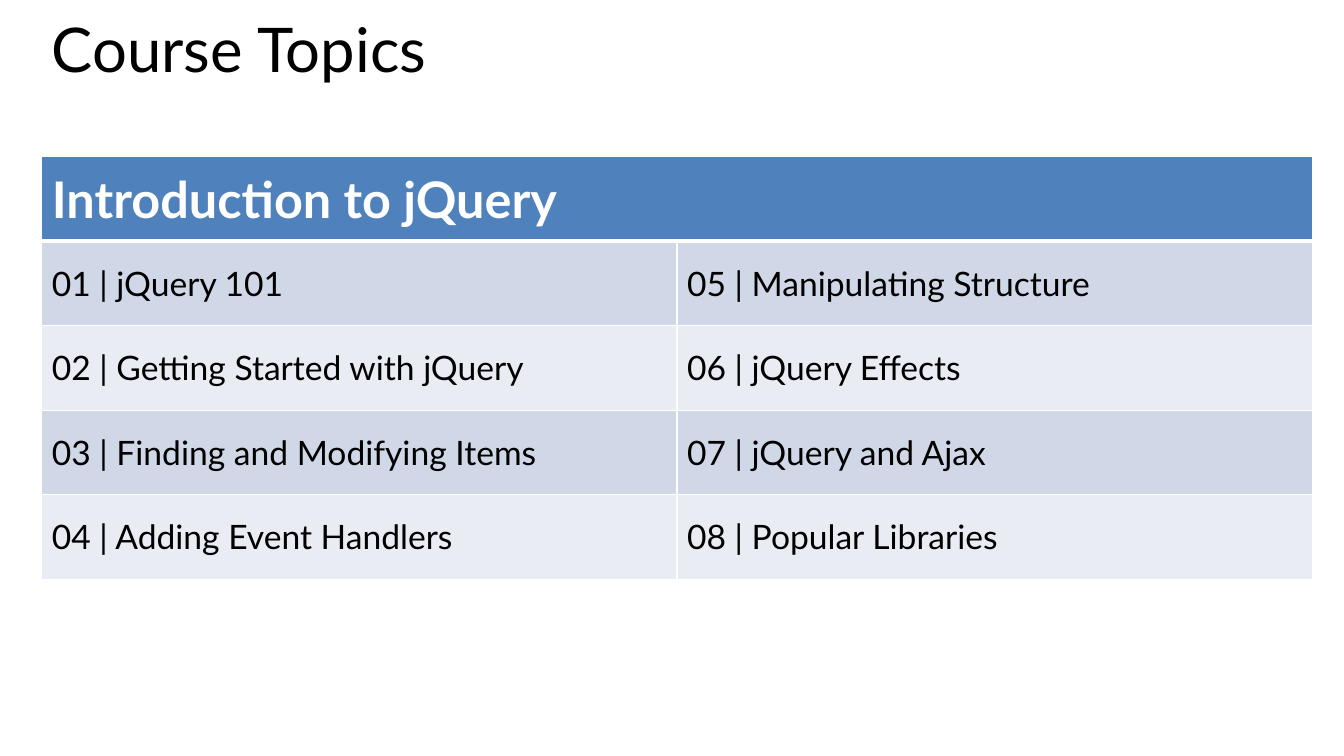
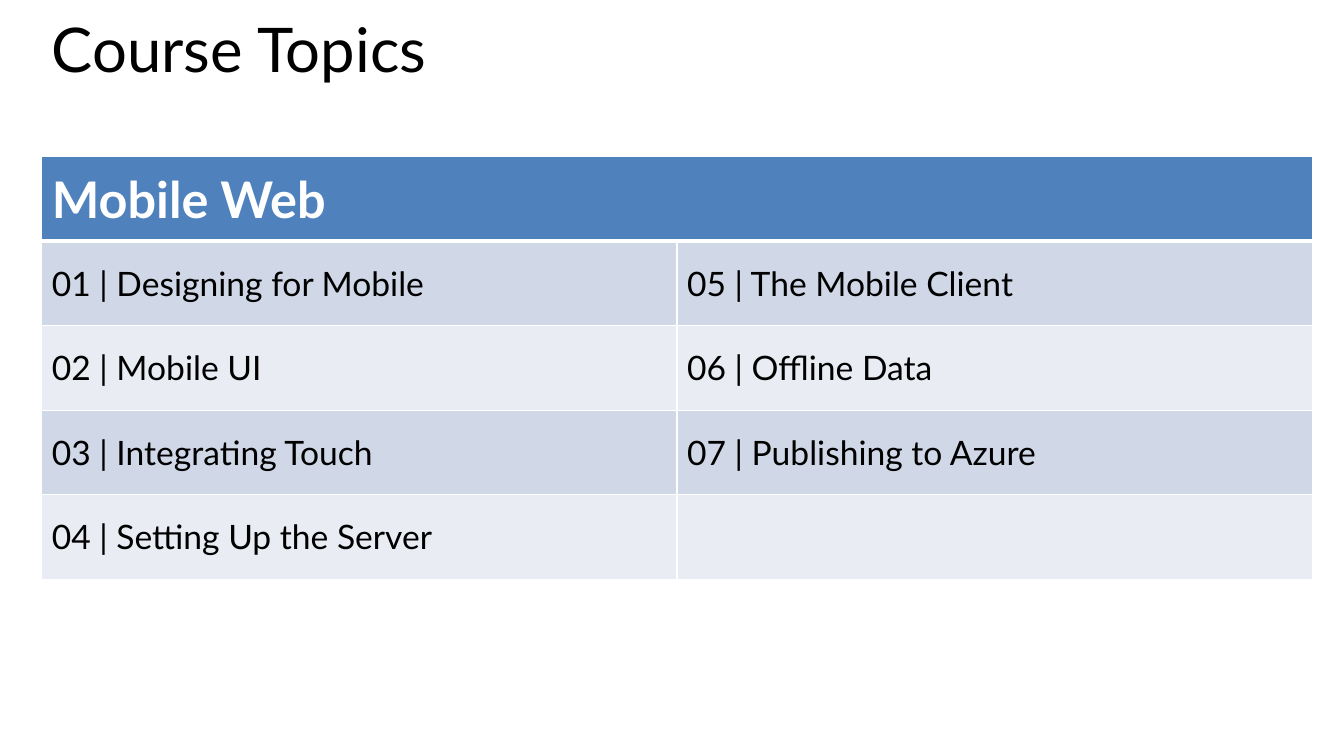
Before and after one commit to CharaD7/FrayedKnot, a slide deck: slide 2 of Slides/M4 Server.pptx. Drawn at 1344x756 pixels with LibreOffice and Linux fonts; fonts in the diff are those of the drawing. Boxes give left, top, right and bottom in pixels: in the first picture for what was removed or moved away, otherwise in the second. Text is boxed around its words. In the diff, an @@ line names an element or a change of style, - is before the commit and + after.

```diff
--- a/Slides/M4 Server.pptx
+++ b/Slides/M4 Server.pptx
@@ table at [41,156,1312,580] @@
-row 1, column 1: Introduction to jQuery
+row 1, column 1: Mobile Web
-row 2, column 1: 01 | jQuery 101
+row 2, column 1: 01 | Designing for Mobile
-row 2, column 2: 05 | Manipulating Structure
+row 2, column 2: 05 | The Mobile Client
-row 3, column 1: 02 | Getting Started with jQuery
+row 3, column 1: 02 | Mobile UI
-row 3, column 2: 06 | jQuery Effects
+row 3, column 2: 06 | Offline Data
-row 4, column 1: 03 | Finding and Modifying Items
+row 4, column 1: 03 | Integrating Touch
-row 4, column 2: 07 | jQuery and Ajax
+row 4, column 2: 07 | Publishing to Azure
-row 5, column 1: 04 | Adding Event Handlers
+row 5, column 1: 04 | Setting Up the Server
-row 5, column 2: 08 | Popular Libraries
+row 5, column 2: 
```
Also in this commit, not shown: 2 other slides changed, 6 other files.
